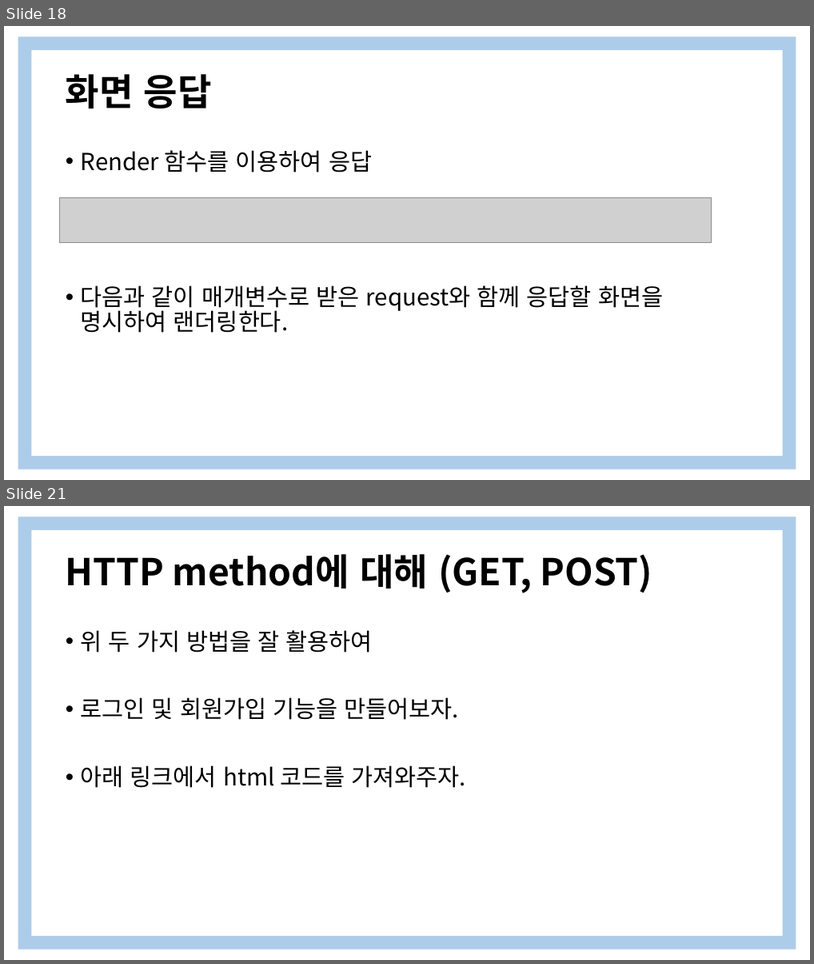
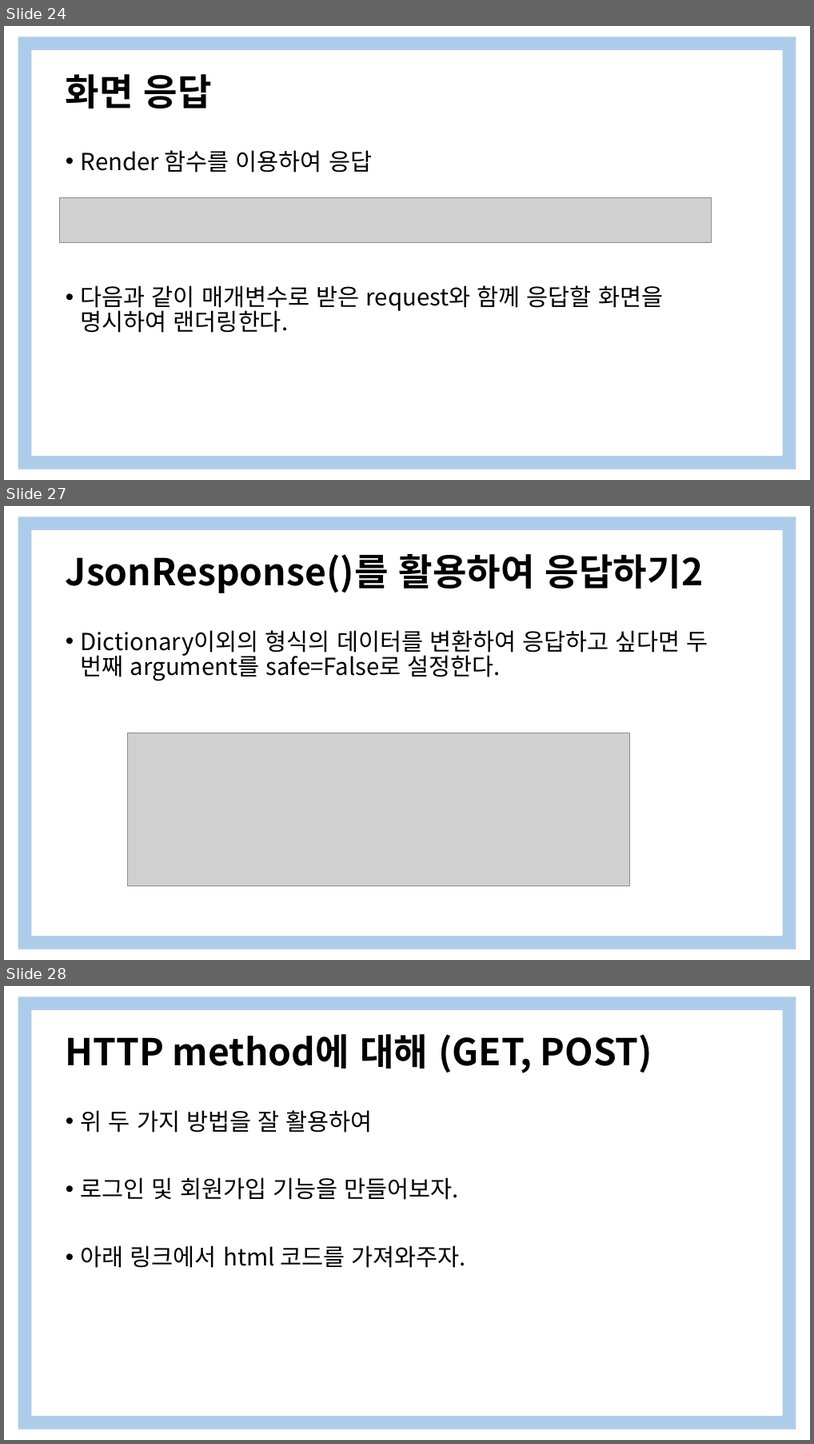
Before and after one commit to yooooonshine/django_seminar, a slide deck: 2주차/Django 특강 2Weeks.pptx. Shown one above the other, each under a label of ours: slides 18 and 21 before the commit, slides 24, 27 and 28 after it; the slides between them are not shown. The pictures are 814x964 and 814x1444 pixels, drawn with LibreOffice and Linux fonts; fonts in the diff are those of the drawing; grey boxes stand for pictures. Boxes give left, top, right and bottom in pixels: in the first picture for what was removed or moved away, otherwise in the second. Text is boxed around its words. In the diff, an @@ line names an element or a change of style, - is before the commit and + after.

```diff
--- a/2주차/Django 특강 2Weeks.pptx
+++ b/2주차/Django 특강 2Weeks.pptx
@@ slide 27 added at (4, 506, 810, 960), background #FFFFFF; not listed: 1 template element that a slide beside it also shows @@
@@ title added at (66, 554, 704, 593), 44 pt, text #000000, bold @@
+JsonResponse()를 활용하여 응답하기2
@@ text added at (81, 630, 709, 681), 28 pt, text #000000 @@
+• Dictionary이외의 형식의 데이터를 변환하여 응답하고 싶다면 두 번째 argument를 safe=False로 설정한다.
@@ picture added at (127, 733, 630, 885) @@
@@ what was slide 18 is now slide 24 @@
@@ what was slide 21 is now slide 28 @@
```
Also in this commit, not shown: 5 slides changed, 10 other slides added, 4 slides removed.
